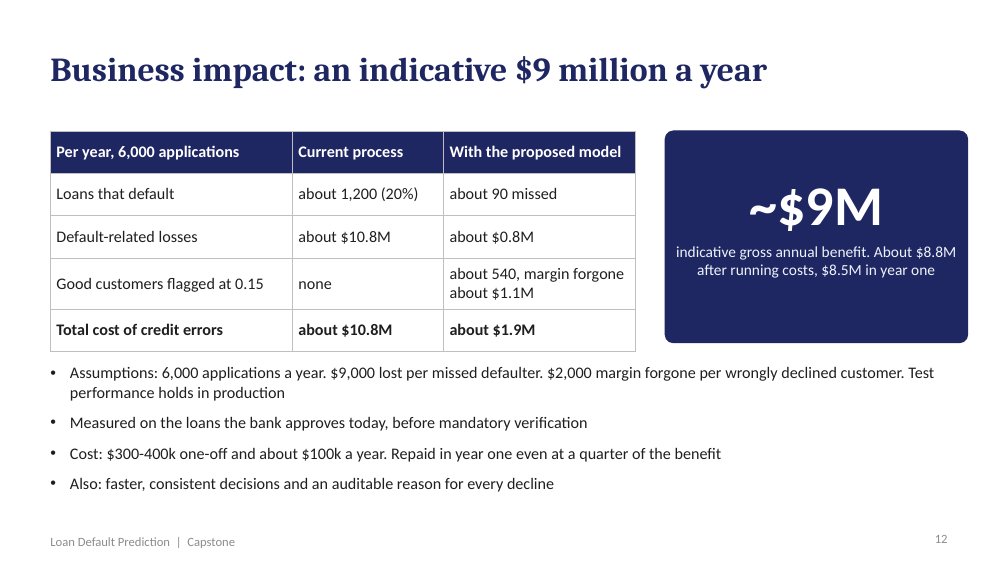
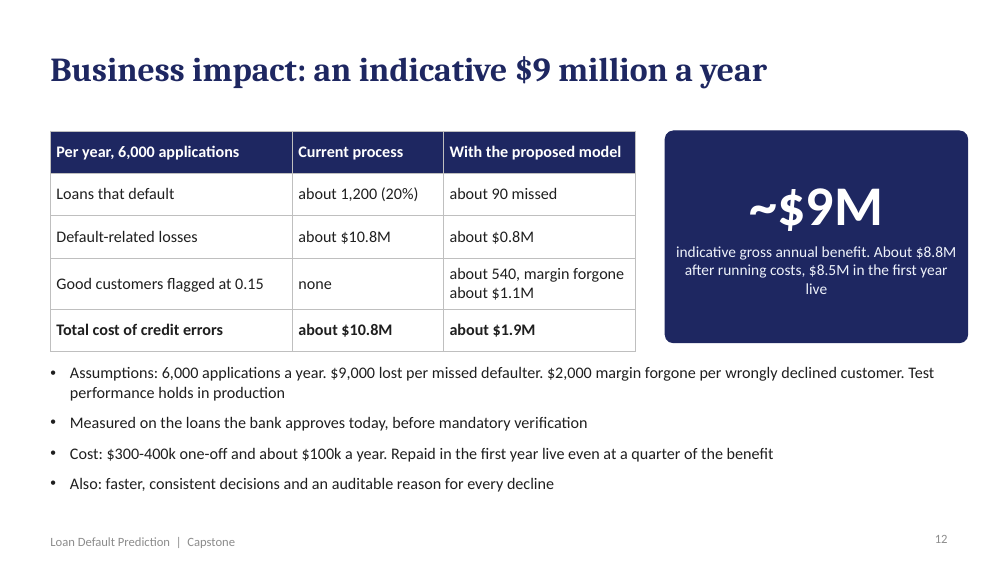
Before and after one commit to shubham1891/Personal-code, a slide deck: slide 12 of presentation/Loan_Default_Prediction_Presentation.pptx. Drawn at 1008x567 pixels with LibreOffice and Linux fonts; fonts in the diff are those of the drawing. Boxes give left, top, right and bottom in pixels: in the first picture for what was removed or moved away, otherwise in the second. Text is boxed around its words. In the diff, an @@ line names an element or a change of style, - is before the commit and + after.

```diff
--- a/presentation/Loan_Default_Prediction_Presentation.pptx
+++ b/presentation/Loan_Default_Prediction_Presentation.pptx
@@ text at (x1=676, y1=246, x2=956, y2=294): text changed @@
-indicative gross annual benefit. About $8.8M after running costs, $8.5M in year one
+indicative gross annual benefit. About $8.8M after running costs, $8.5M in the first year live
@@ text at (x1=70, y1=447, x2=774, y2=462): text changed @@
-• Cost: $300-400k one-off and about $100k a year. Repaid in year one even at a quarter of the benefit
+• Cost: $300-400k one-off and about $100k a year. Repaid in the first year live even at a quarter of the benefit
```
Also in this commit, not shown: 8 other slides changed, 2 other files.
